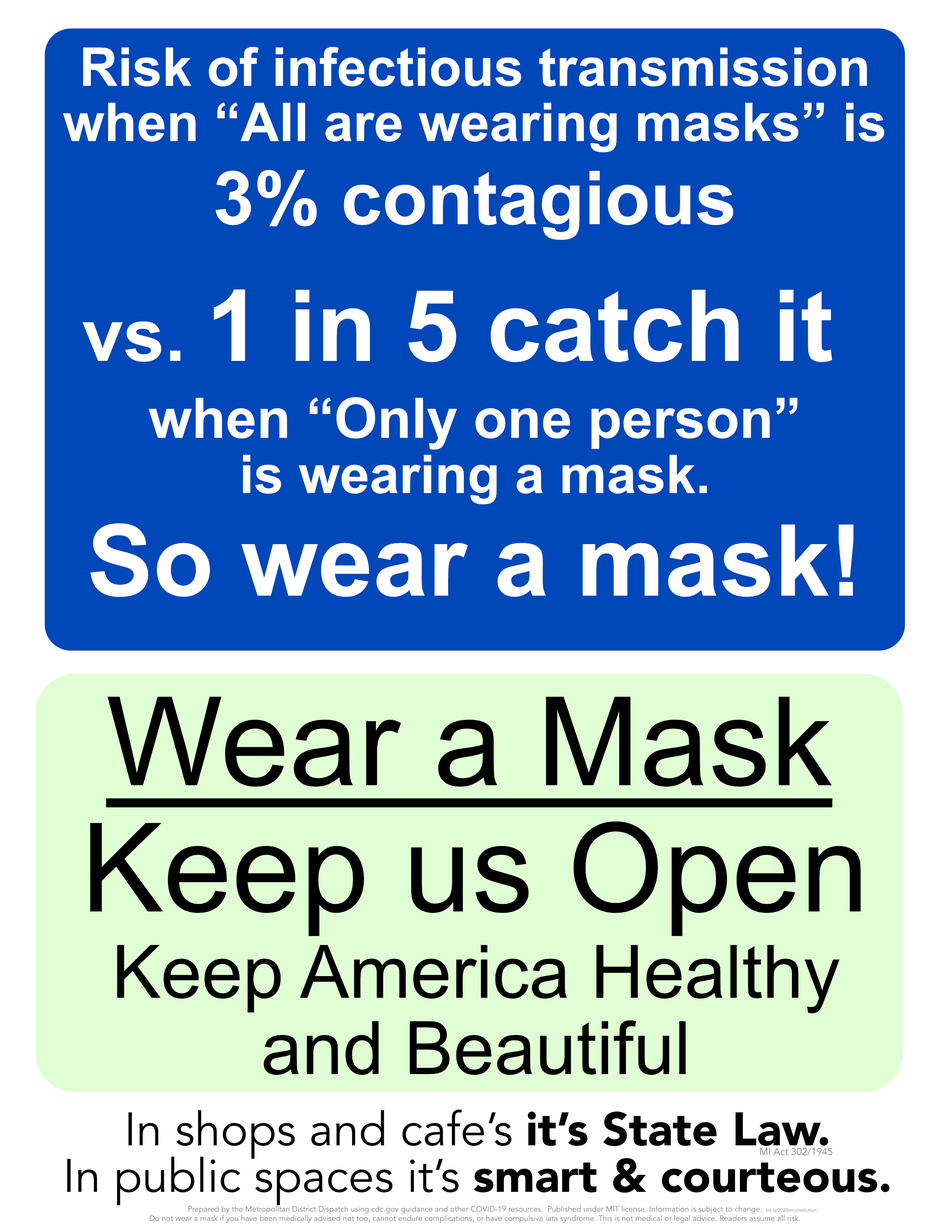
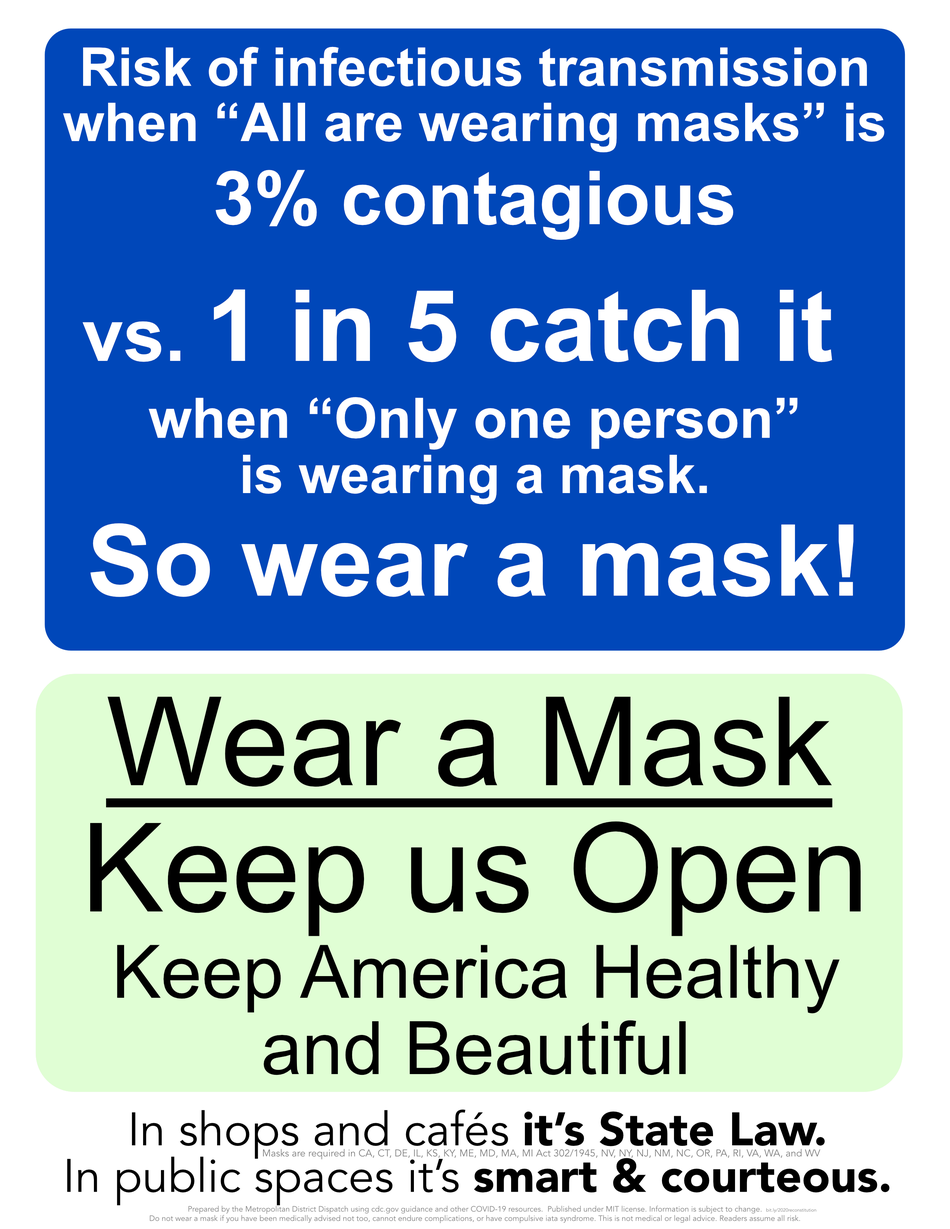
Before/after of a 950px x 1229px layered artwork. What changed in the layer stack:
painted on (unnamed layer) (6th of 15, in (unnamed layer)) over [262, 1148, 833, 1160]
painted on (unnamed layer) (7th of 15, in (unnamed layer)) over [128, 1109, 829, 1160]
